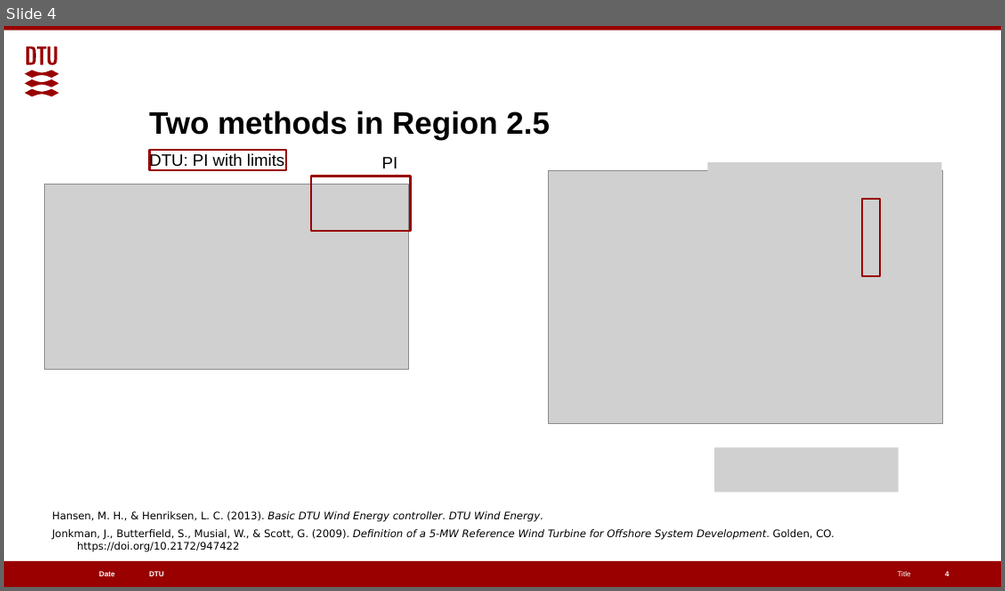
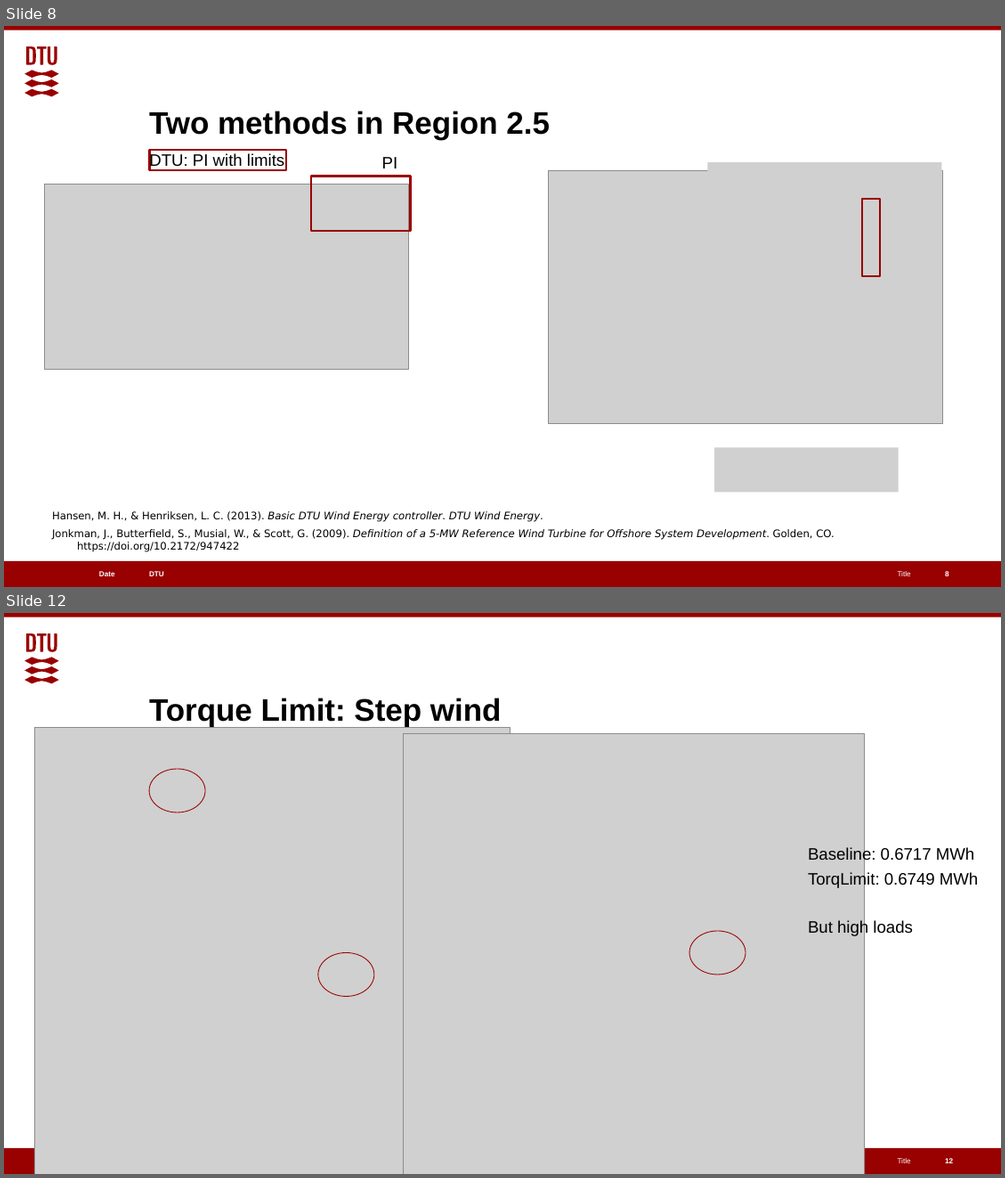
Before and after one commit to alanliowh/Control_Online_Course, a slide deck: teaching materials/Day 3/Day3_Part1.pptx. Shown one above the other, each under a label of ours: slide 4 before the commit, slides 8 and 12 after it; the slides between them are not shown. The pictures are 1005x591 and 1005x1178 pixels, drawn with LibreOffice and Linux fonts; fonts in the diff are those of the drawing; grey boxes stand for pictures. Boxes give left, top, right and bottom in pixels: in the first picture for what was removed or moved away, otherwise in the second. Text is boxed around its words. In the diff, an @@ line names an element or a change of style, - is before the commit and + after.

```diff
--- a/teaching materials/Day 3/Day3_Part1.pptx
+++ b/teaching materials/Day 3/Day3_Part1.pptx
@@ slide 12 added at (x1=4, y1=613, x2=1001, y2=1174), background #FFFFFF; not listed: 4 template elements that a slide beside it also shows @@
@@ title added at (x1=149, y1=698, x2=502, y2=727), 30 pt, text #000000, bold @@
+Torque Limit: Step wind
@@ picture added at (x1=35, y1=727, x2=510, y2=1174) @@
@@ picture added at (x1=403, y1=733, x2=864, y2=1174) @@
@@ ellipse added at (x1=149, y1=769, x2=205, y2=811), outline #990000 0.75 pt @@
@@ text added at (x1=808, y1=847, x2=978, y2=937), 16 pt, text #000000 @@
+Baseline: 0.6717 MWh
+TorqLimit: 0.6749 MWh
+But high loads
@@ ellipse added at (x1=689, y1=931, x2=745, y2=974), outline #990000 0.75 pt @@
@@ ellipse added at (x1=318, y1=952, x2=374, y2=996), outline #990000 0.75 pt @@
@@ page number added at (x1=945, y1=1158, x2=953, y2=1163), 7 pt, text #FFFFFF, bold @@
+12
@@ what was slide 4 is now slide 8 @@
```
Also in this commit, not shown: 1 slide changed, 25 other slides added, 2 slides removed, 19 other files.
